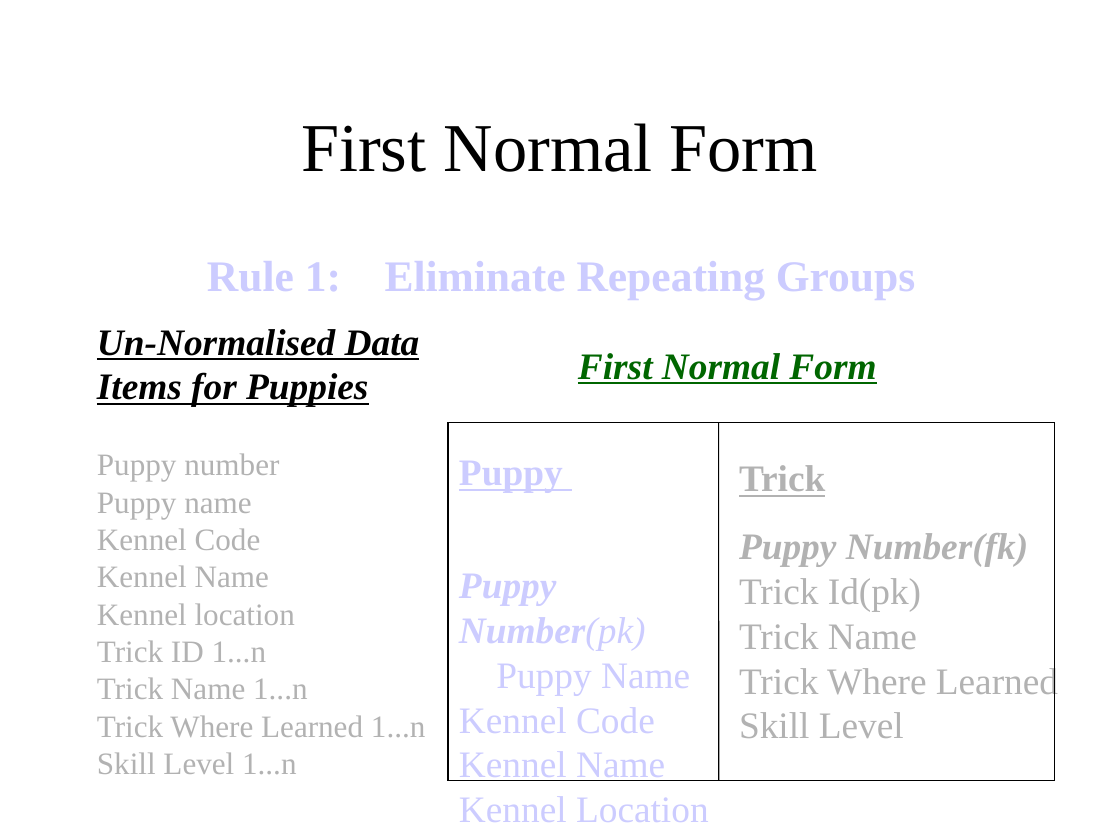
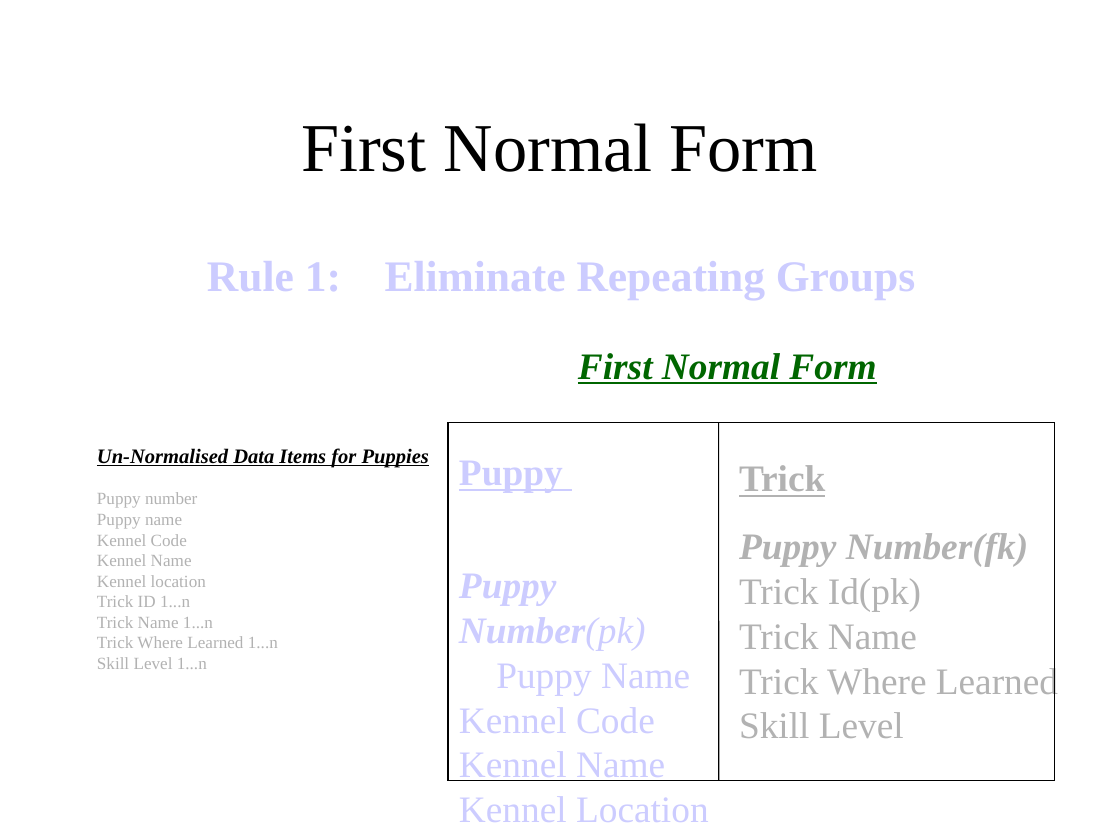
Before and after one commit to Kaleakash/isbm_mysql_training_2025, a slide deck: slide 41 of DBMS and RDBMS Theory.ppt. Drawn at 1120x840 pixels with LibreOffice and Linux fonts; fonts in the diff are those of the drawing. Boxes give left, top, right and bottom in pixels: in the first picture for what was removed or moved away, otherwise in the second. Text is boxed around its words. In the diff, an @@ line names an element or a change of style, - is before the commit and + after.

```diff
--- a/DBMS and RDBMS Theory.ppt
+++ b/DBMS and RDBMS Theory.ppt
@@ text "Un-Normalised Data Items for Puppies" at (97, 448, 429, 669): size 24 to 13.2 pt in "Un-Normalised Data Items for Puppies"; size 20 to 11 pt in "Puppy number Puppy name Kennel Code Kennel ..." @@
```
Also in this commit, not shown: 4 other slides changed, 4 other files.
